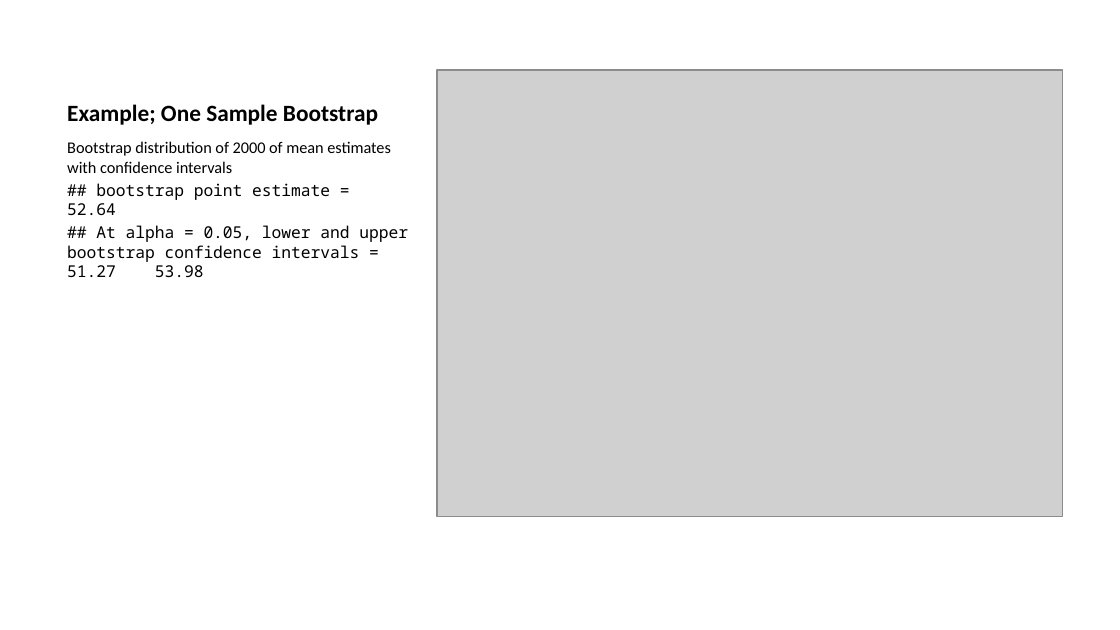
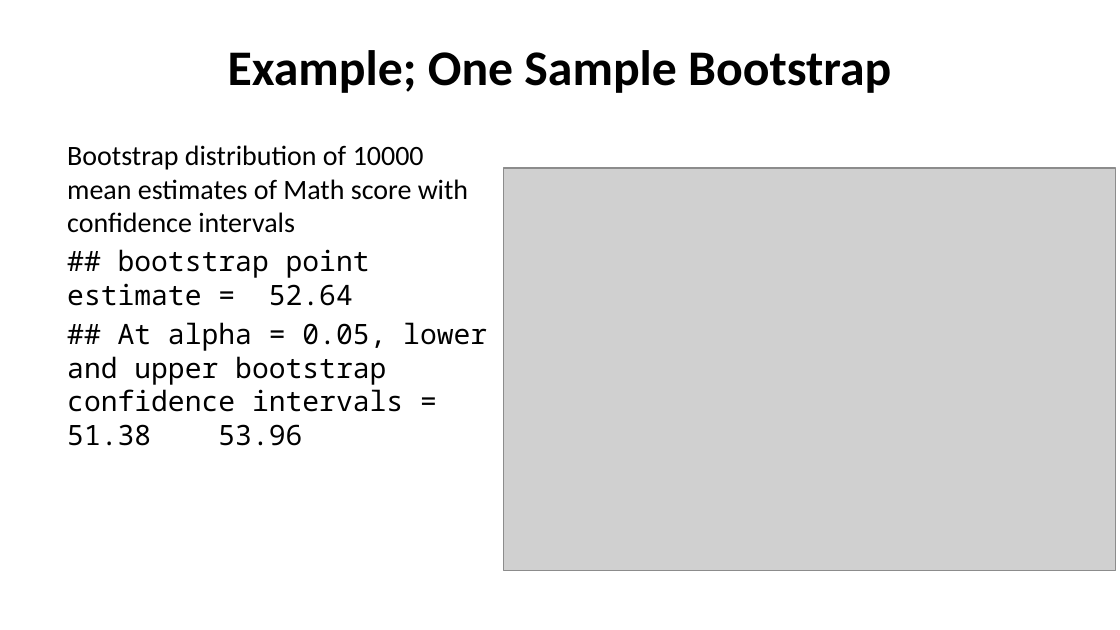
Before and after one commit to StephenElston/CSCI-E-83, a slide deck: slide 20 of LectureSlides/06b_IntroductionToBootstrap.pptx. Drawn at 1120x630 pixels with LibreOffice and Linux fonts; fonts in the diff are those of the drawing; grey boxes stand for pictures. Boxes give left, top, right and bottom in pixels: in the first picture for what was removed or moved away, otherwise in the second. Text is boxed around its words. In the diff, an @@ line names an element or a change of style, - is before the commit and + after.

```diff
--- a/LectureSlides/06b_IntroductionToBootstrap.pptx
+++ b/LectureSlides/06b_IntroductionToBootstrap.pptx
@@ title "Example; One Sample Bootstrap" at <box>228,50,891,93</box>: size 15 to 32 pt; alignment left to centre @@
@@ text at <box>67,145,468,233</box>: text changed; size 10.5 to 18 pt @@
-Bootstrap distribution of 2000 of mean estimates with confidence intervals
+Bootstrap distribution of 10000 mean estimates of Math score with confidence intervals
@@ picture: place and size @@
-picture at <box>437,69,1062,516</box>
+picture at <box>504,168,1117,570</box>
@@ text at <box>67,249,370,306</box>: size 10.5 to 18 pt in "## bootstrap point estimate = 52.64"; more space between paragraphs @@
@@ text at <box>67,322,487,446</box>: text changed; size 10.5 to 18 pt @@
-## At alpha = 0.05, lower and upper bootstrap confidence intervals = 51.27 53.98
+## At alpha = 0.05, lower and upper bootstrap confidence intervals = 51.38 53.96
```
Also in this commit, not shown: 13 other slides changed, 1 slide added, 1 slide removed, 1 other file.
